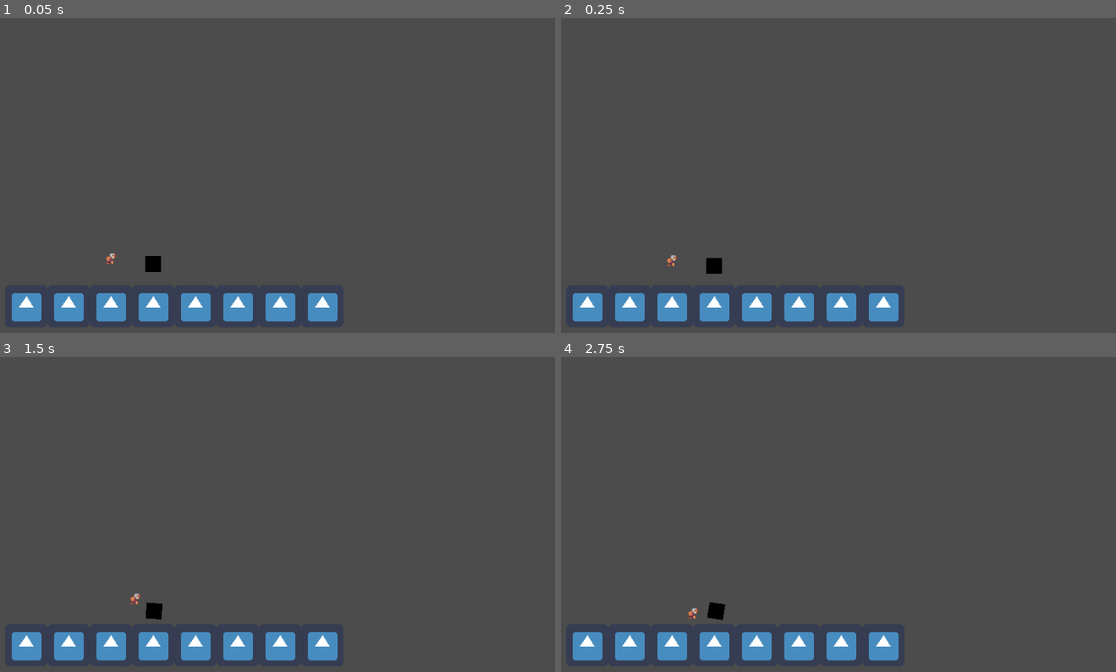
Above: before the commit, frames 1-4 (two rows, left to right).
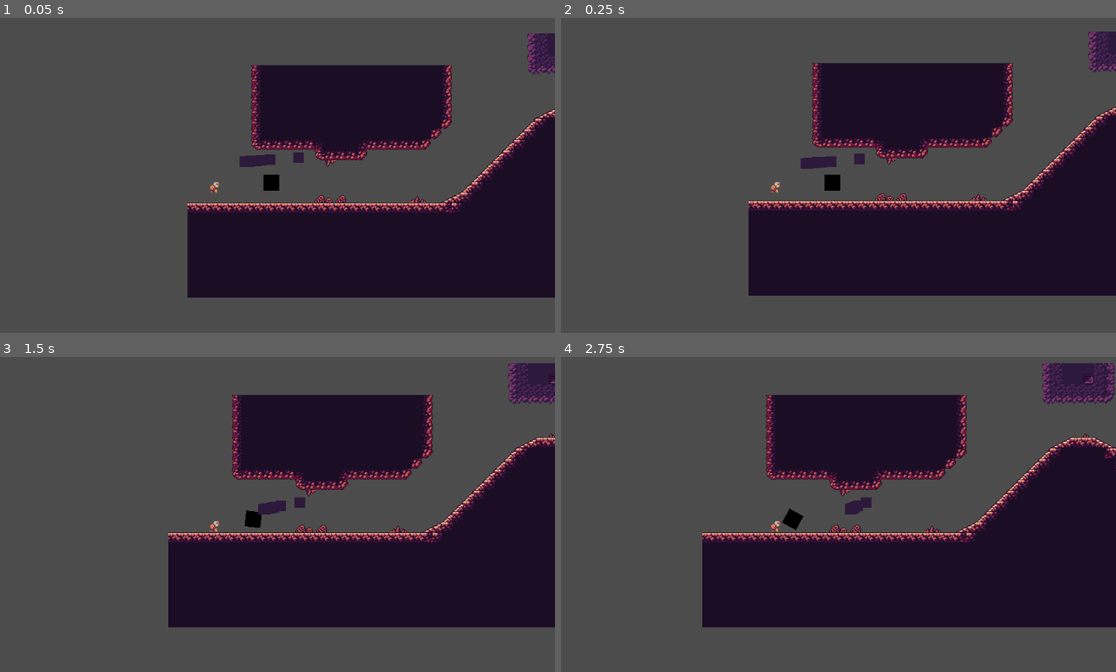
Above: after the commit, the same moments.

Repository: TinyBuilder/gmtk-jam-2021
Game: Godot game, scene res://Stage.tscn
Same seed, same stepped clock (60 frames per second), same inputs: the game is played once before the commit and once after it. Before the commit the project starts from res://test.tscn. The engine's default icon, where the game draws it, is replaced by a stand-in: a white triangle on a blue panel in a dark square.
Inputs:
- Up to frame 1 (0.05 s): no input
- Up to frame 2 (0.25 s): no input
- Up to frame 3 (1.5 s): hold Right (ui_right) 0.53-1.28 s; tap Space (ui_select) at 0.77 s; hold Left (ui_left) from 1.28 s (still down)
- Up to frame 4 (2.75 s): tap Space (ui_select) at 1.52 s; release Left (ui_left) at 2.03 s; hold Right (ui_right) from 2.03 s (still down)

The runs differ from the first frame. In frame 1, 38% of the frame differs, in the area x 2-100%, y 4-97%; in frame 2, 38%; in frame 3, 40%; in frame 4, 44%, in the area x 2-100%, y 1-97%.

Commit message:
prototype with stage

Diff:
--- /dev/null
+++ b/Chain.tscn
@@ -0,0 +1,14 @@
+[gd_scene load_steps=3 format=2]
+
+[ext_resource path="res://purple_square.png" type="Texture" id=1]
+
+[sub_resource type="SpriteFrames" id=1]
+animations = [ {
+"frames": [ ExtResource( 1 ) ],
+"loop": true,
+"name": "default",
+"speed": 5.0
+} ]
+
+[node name="Chain" type="AnimatedSprite"]
+frames = SubResource( 1 )
--- a/Stage.tscn
+++ b/Stage.tscn
@@ -1,8 +1,10 @@
-[gd_scene load_steps=35 format=2]
+[gd_scene load_steps=37 format=2]
 
 [ext_resource path="res://Lava_tileset.png" type="Texture" id=1]
 [ext_resource path="res://purple_square.png" type="Texture" id=2]
 [ext_resource path="res://RuinsDecorations.png" type="Texture" id=3]
+[ext_resource path="res://boulder.tscn" type="PackedScene" id=4]
+[ext_resource path="res://Player.tscn" type="PackedScene" id=5]
 
 [sub_resource type="ConvexPolygonShape2D" id=1]
 points = PoolVector2Array( 16, 16, 0, 16, 0, 0, 16, 0 )
@@ -340,3 +342,13 @@
 cell_size = Vector2( 16, 16 )
 format = 1
 tile_data = PoolIntArray( -1114080, 0, 262144, -1114079, 0, 262145, -1114078, 1, 0, -1114077, 1, 0, -1114076, 1, 0, -11 …(16546 unchanged characters)…
+
+[node name="Boulder" parent="." instance=ExtResource( 4 )]
+position = Vector2( 126.81, -45.3846 )
+
+[node name="Player" parent="." instance=ExtResource( 5 )]
+position = Vector2( 41.3801, -38.7104 )
+
+[node name="Camera2D" type="Camera2D" parent="Player"]
+position = Vector2( 2.66971, 0 )
+current = true
--- a/player.gd
+++ b/player.gd
@@ -1,14 +1,29 @@
 extends RigidBody2D
 
-export (int) var run_speed = 500
+export (int) var run_speed = 100
 export (int) var max_force = 1000
 export (int) var max_speed = 100
 export (int) var jump_speed = -400
 export (int) var gravity = 1200
-
+export (int) var max_distance = 100
 
 var force = Vector2()
 var jumping = false
+var boulder = null
+var tether = Vector2()
+
+const Chain = preload("res://Chain.tscn")
+var chains = []
+
+
+func _ready():
+	if get_parent().has_node("Boulder"):
+		print("boulder found")
+		boulder = get_parent().get_child(1)
+		for i in range(20):
+			chains.append(Chain.instance())
+			print(chains[i-1])
+			add_child(chains[i-1])
 
 func get_input():
 	var right = Input.is_action_pressed('ui_right')
@@ -18,10 +33,8 @@
 	force.x = 0
 
 	if right:
-		print('right')
 		force.x += run_speed
 	if left:
-		print('left')
 		force.x -= run_speed
 
 	if abs(force.x) > max_force:
@@ -29,15 +42,20 @@
 
 func _process(delta):
 	get_input()
+	tether = boulder.position - position
+	var i = 1
+	for chain in chains:
+		chain.set_position(position + (tether / i))
+		i += 1
+
+func _physics_process(delta):
+	if tether.length() > max_distance:
+		apply_central_impulse(tether.normalized() * (tether.length() - max_distance))
+		boulder.apply_central_impulse(tether.normalized() * -1 * (tether.length() - max_distance) / 20)
+	else:
+		apply_central_impulse(force)
 
 func _integrate_forces(state):
-
-	add_central_force(force)
-	add_central_force(get_applied_force().normalized() * -250)
-
-	if abs(get_applied_force().x) > max_force:
-		set_applied_force(Vector2(get_applied_force().x / abs(get_applied_force().x) * run_speed, get_applied_force().y))
-
 	if abs(get_linear_velocity().x) > max_speed or abs(get_linear_velocity().y) > max_speed:
 		var new_speed = get_linear_velocity().normalized()
 		new_speed *= max_speed
--- a/player.tscn
+++ b/player.tscn
@@ -1,70 +1,70 @@
 [gd_scene load_steps=15 format=2]
 
 [ext_resource path="res://SisyfauxSpriteSheet.png" type="Texture" id=1]
-[ext_resource path="res://player.gd" type="Script" id=2]
+[ext_resource path="res://Player.gd" type="Script" id=2]
 
-[sub_resource type="CircleShape2D" id=2]
+[sub_resource type="CircleShape2D" id=1]
 
-[sub_resource type="AtlasTexture" id=14]
+[sub_resource type="AtlasTexture" id=2]
 atlas = ExtResource( 1 )
 region = Rect2( 0, 0, 16, 16 )
 
-[sub_resource type="AtlasTexture" id=15]
+[sub_resource type="AtlasTexture" id=3]
+atlas = ExtResource( 1 )
+region = Rect2( 0, 16, 16, 16 )
+
+[sub_resource type="AtlasTexture" id=4]
+atlas = ExtResource( 1 )
+region = Rect2( 16, 16, 16, 16 )
+
+[sub_resource type="AtlasTexture" id=5]
+atlas = ExtResource( 1 )
+region = Rect2( 32, 16, 16, 16 )
+
+[sub_resource type="AtlasTexture" id=6]
+atlas = ExtResource( 1 )
+region = Rect2( 48, 16, 16, 16 )
+
+[sub_resource type="AtlasTexture" id=7]
+atlas = ExtResource( 1 )
+region = Rect2( 64, 16, 16, 16 )
+
+[sub_resource type="AtlasTexture" id=8]
 atlas = ExtResource( 1 )
 region = Rect2( 16, 0, 16, 16 )
 
-[sub_resource type="AtlasTexture" id=16]
+[sub_resource type="AtlasTexture" id=9]
 atlas = ExtResource( 1 )
 region = Rect2( 32, 0, 16, 16 )
 
-[sub_resource type="AtlasTexture" id=17]
+[sub_resource type="AtlasTexture" id=10]
 atlas = ExtResource( 1 )
 region = Rect2( 48, 0, 16, 16 )
 
-[sub_resource type="AtlasTexture" id=18]
+[sub_resource type="AtlasTexture" id=11]
 atlas = ExtResource( 1 )
 region = Rect2( 64, 0, 16, 16 )
 
-[sub_resource type="AtlasTexture" id=19]
-atlas = ExtResource( 1 )
-region = Rect2( 16, 16, 16, 16 )
-
-[sub_resource type="AtlasTexture" id=20]
-atlas = ExtResource( 1 )
-region = Rect2( 32, 16, 16, 16 )
-
-[sub_resource type="AtlasTexture" id=21]
-atlas = ExtResource( 1 )
-region = Rect2( 48, 16, 16, 16 )
-
-[sub_resource type="AtlasTexture" id=22]
-atlas = ExtResource( 1 )
-region = Rect2( 64, 16, 16, 16 )
-
-[sub_resource type="AtlasTexture" id=23]
-atlas = ExtResource( 1 )
-region = Rect2( 0, 16, 16, 16 )
-
-[sub_resource type="SpriteFrames" id=13]
+[sub_resource type="SpriteFrames" id=12]
 animations = [ {
-"frames": [ SubResource( 14 ) ],
+"frames": [ SubResource( 2 ) ],
 "loop": true,
 "name": "default",
 "speed": 5.0
 }, {
-"frames": [ SubResource( 15 ), SubResource( 16 ), SubResource( 17 ), SubResource( 18 ) ],
+"frames": [ SubResource( 3 ) ],
 "loop": true,
-"name": "walk",
+"name": "lift",
 "speed": 5.0
 }, {
-"frames": [ SubResource( 19 ), SubResource( 20 ), SubResource( 21 ), SubResource( 22 ) ],
+"frames": [ SubResource( 4 ), SubResource( 5 ), SubResource( 6 ), SubResource( 7 ) ],
 "loop": true,
 "name": "push",
 "speed": 5.0
 }, {
-"frames": [ SubResource( 23 ) ],
+"frames": [ SubResource( 8 ), SubResource( 9 ), SubResource( 10 ), SubResource( 11 ) ],
 "loop": true,
-"name": "lift",
+"name": "walk",
 "speed": 5.0
 } ]
 
@@ -74,8 +74,8 @@
 
 [node name="CollisionShape2D" type="CollisionShape2D" parent="."]
 scale = Vector2( 0.8, 0.8 )
-shape = SubResource( 2 )
+shape = SubResource( 1 )
 
 [node name="AnimatedSprite" type="AnimatedSprite" parent="."]
-frames = SubResource( 13 )
+frames = SubResource( 12 )
 animation = "lift"
--- a/project.godot
+++ b/project.godot
@@ -11,7 +11,7 @@
 [application]
 
 config/name="New Game Project"
-run/main_scene="res://test.tscn"
+run/main_scene="res://Stage.tscn"
 config/icon="res://icon.png"
 
 [physics]
--- a/test.tscn
+++ b/test.tscn
@@ -1,7 +1,7 @@
 [gd_scene load_steps=6 format=2]
 
 [ext_resource path="res://icon.png" type="Texture" id=1]
-[ext_resource path="res://player.tscn" type="PackedScene" id=2]
+[ext_resource path="res://Player.tscn" type="PackedScene" id=2]
 [ext_resource path="res://boulder.tscn" type="PackedScene" id=3]
 
 [sub_resource type="ConvexPolygonShape2D" id=1]
@@ -41,13 +41,5 @@
 [node name="Boulder" parent="." instance=ExtResource( 3 )]
 position = Vector2( 416, 416 )
 
-[node name="DampedSpringJoint2D" type="DampedSpringJoint2D" parent="Boulder"]
-node_a = NodePath("..")
-node_b = NodePath("../../Player")
-disable_collision = false
-length = 10.0
-stiffness = 0.1
-damping = 5.0
-
 [node name="Player" parent="." instance=ExtResource( 2 )]
 position = Vector2( 352, 408 )
Not shown, added: .gitignore
